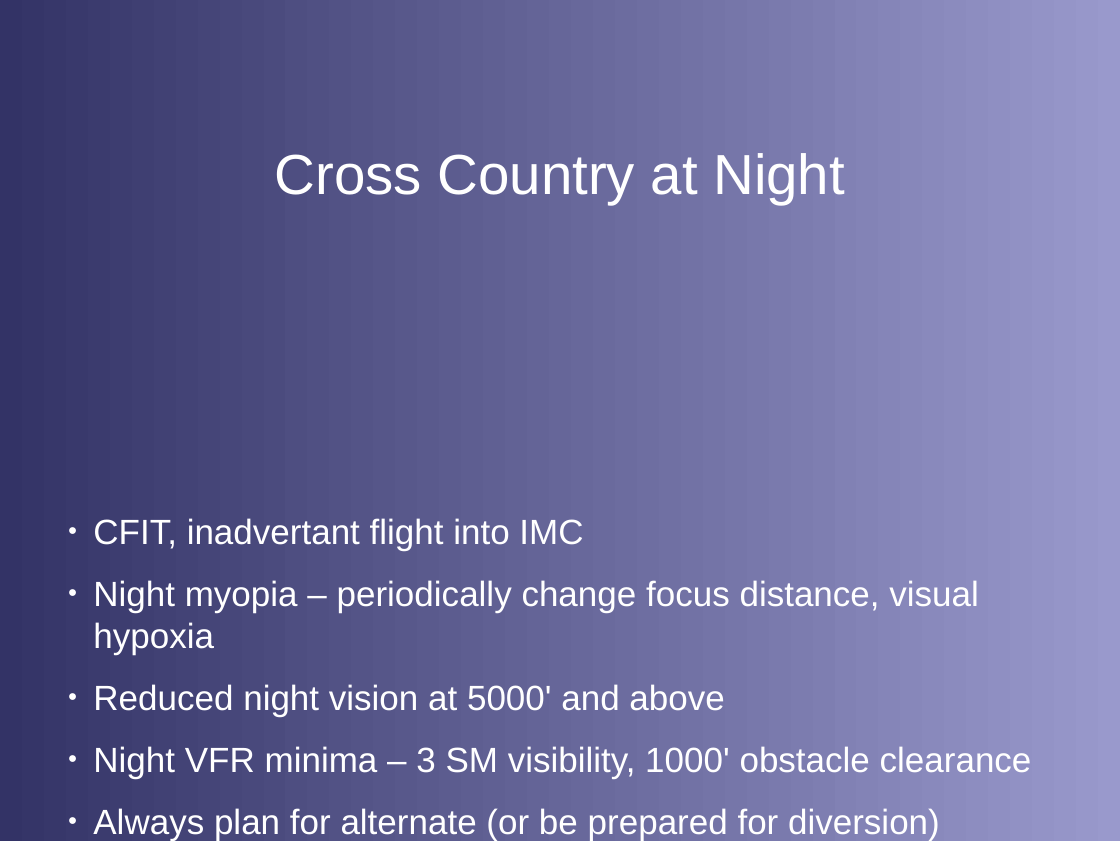
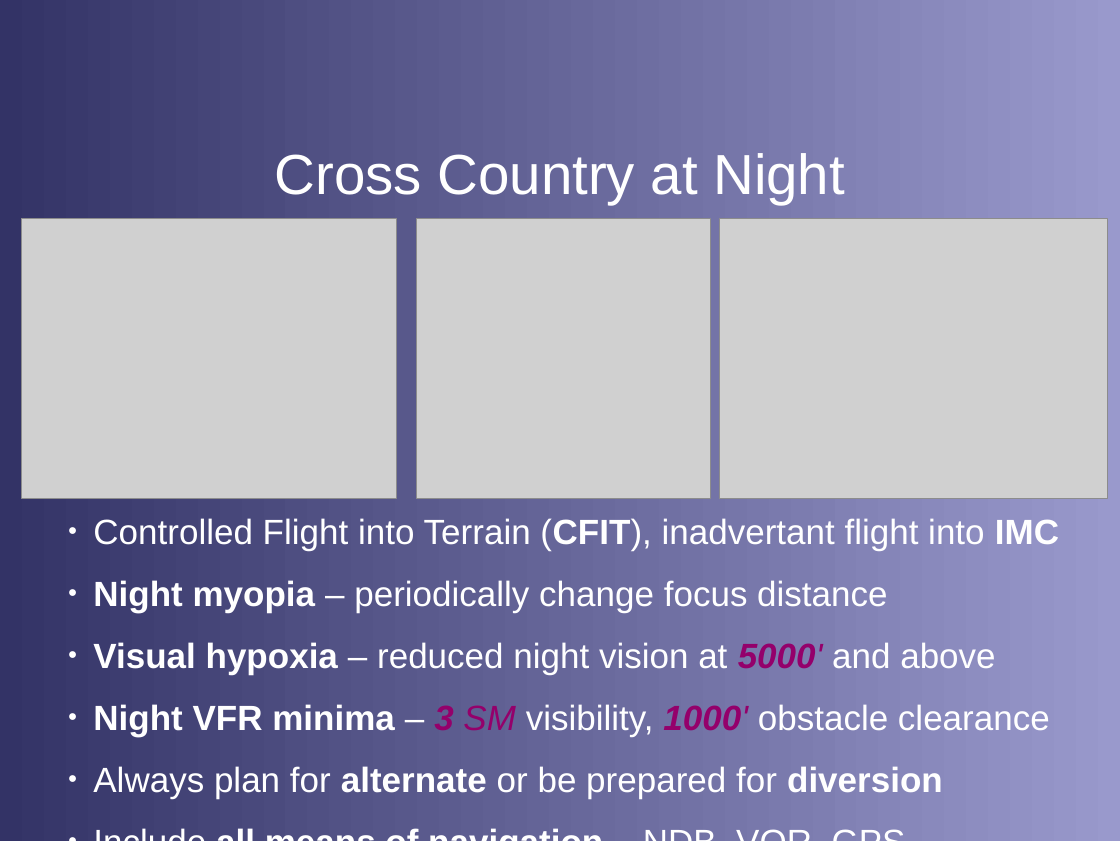
Before and after one commit to stephanheinemann/flight, a slide deck: slide 14 of FI/NightFlying/NightFlying.odp. Drawn at 1120x841 pixels with LibreOffice and Linux fonts; fonts in the diff are those of the drawing; grey boxes stand for pictures; background and template pictures are left out. Boxes give left, top, right and bottom in pixels: in the first picture for what was removed or moved away, otherwise in the second. Text is boxed around its words. In the diff, an @@ line names an element or a change of style, - is before the commit and + after.

Commit message:
extended night flying presenation

```diff
--- a/FI/NightFlying/NightFlying.odp
+++ b/FI/NightFlying/NightFlying.odp
@@ picture added at <box>21,219,396,498</box> @@
@@ picture added at <box>417,219,710,498</box> @@
@@ picture added at <box>720,219,1108,498</box> @@
@@ text at <box>93,518,1059,674</box>: text changed @@
-● CFIT, inadvertant flight into IMC
-● Night myopia – periodically change focus distance, visual hypoxia
-● Reduced night vision at 5000' and above
+● Controlled Flight into Terrain (CFIT), inadvertant flight into IMC
+● Night myopia – periodically change focus distance
+● Visual hypoxia – reduced night vision at 5000' and above
@@ text at <box>93,704,1050,736</box>: text colour #FFFFFF to #94006B, italic on in "3 SM 1000'"; bold on in "Night VFR minima 3 1000'", "all means of navigation" @@
@@ text at <box>93,766,943,799</box>: text changed @@
-● Always plan for alternate (or be prepared for diversion)
+● Always plan for alternate or be prepared for diversion
```
Also in this commit, not shown: 5 other slides changed, 2 slides added, 2 slides removed, 10 other files.
